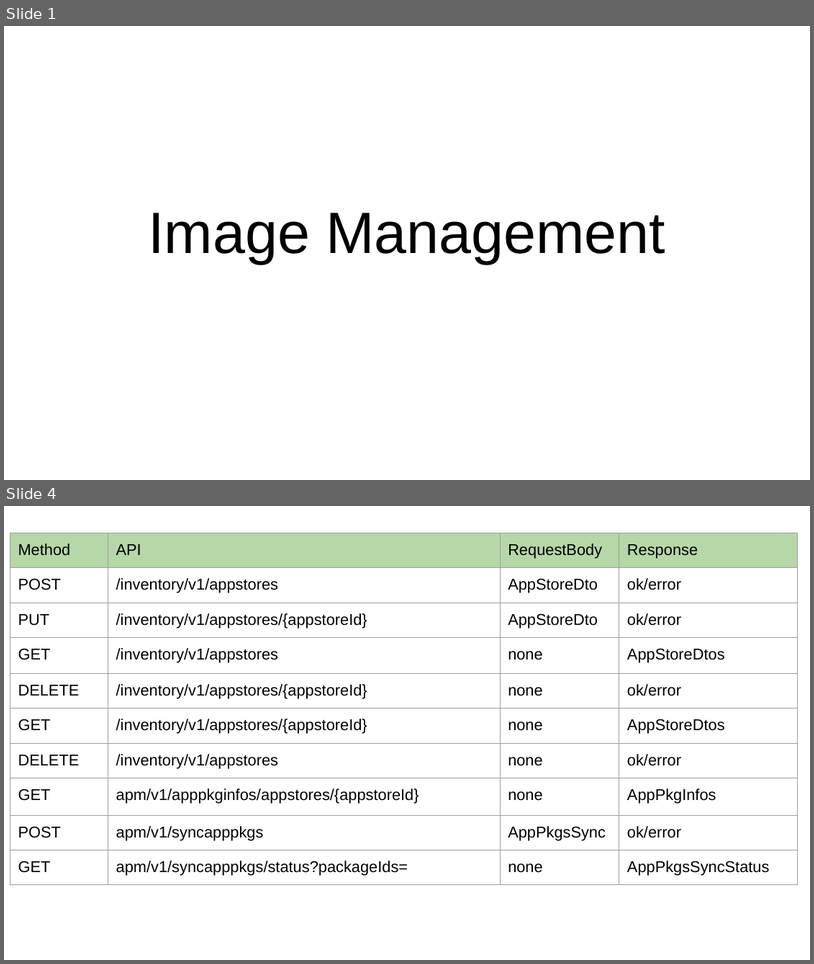
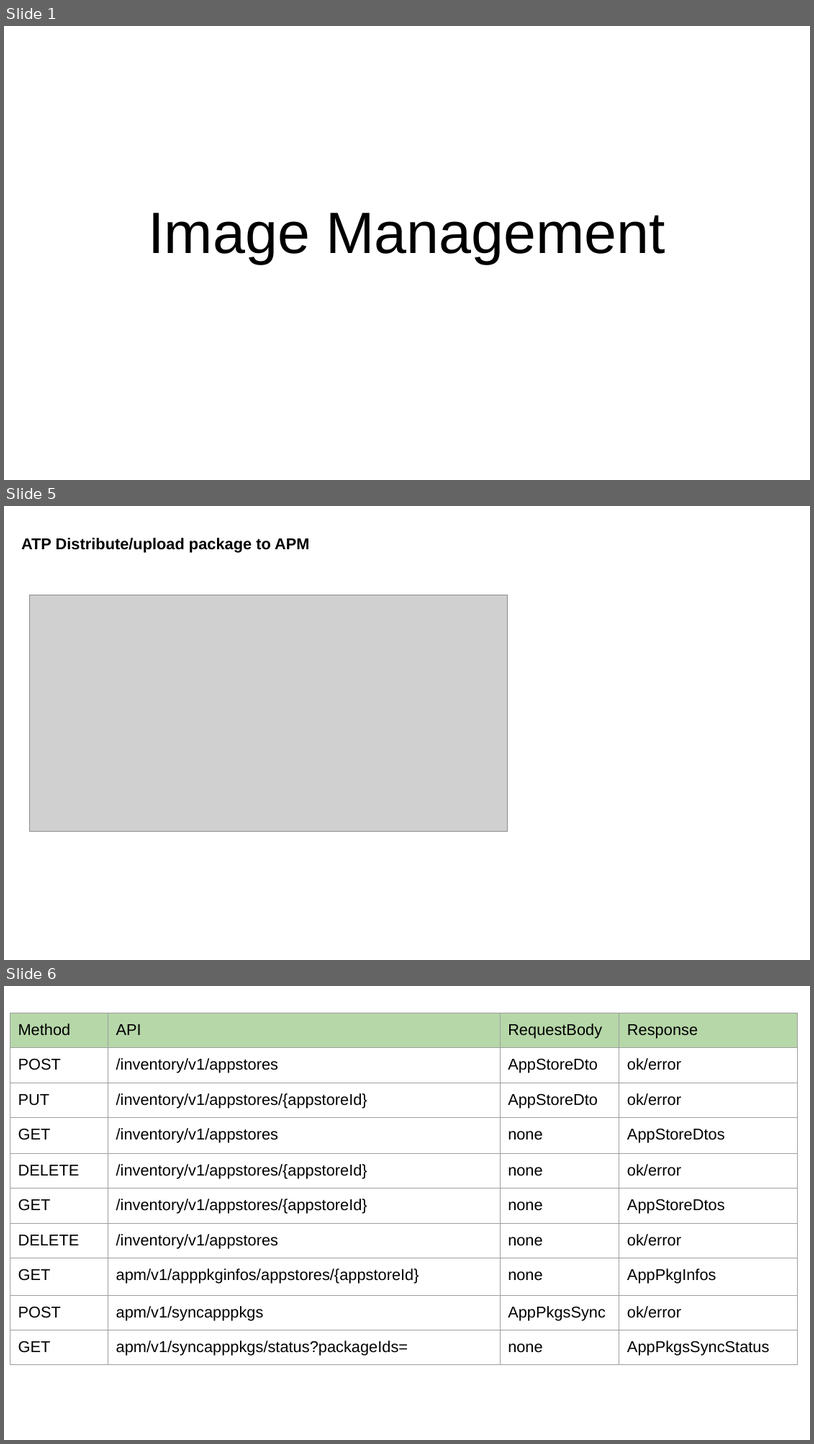
Before and after one commit to EdgeGallery/community, a slide deck: MECM PT/Release V1.1/Image Management-LLD.pptx. Shown one above the other, each under a label of ours: slides 1 and 4 before the commit, slides 1, 5 and 6 after it; the slides between them are not shown. The pictures are 814x964 and 814x1444 pixels, drawn with LibreOffice and Linux fonts; fonts in the diff are those of the drawing; grey boxes stand for pictures. Boxes give left, top, right and bottom in pixels: in the first picture for what was removed or moved away, otherwise in the second. Text is boxed around its words. In the diff, an @@ line names an element or a change of style, - is before the commit and + after.

Commit message:
updated image mgmt lld

```diff
--- a/MECM PT/Release V1.1/Image Management-LLD.pptx
+++ b/MECM PT/Release V1.1/Image Management-LLD.pptx
@@ slide 5 added at (x1=4, y1=506, x2=810, y2=960), background #FFFFFF @@
@@ text added at (x1=21, y1=538, x2=309, y2=553), 14 pt, text #000000, bold @@
+ATP Distribute/upload package to APM
@@ picture added at (x1=30, y1=595, x2=508, y2=831) @@
@@ what was slide 4 is now slide 6 @@
```
Also in this commit, not shown: 2 slides changed, 1 other slide added.
